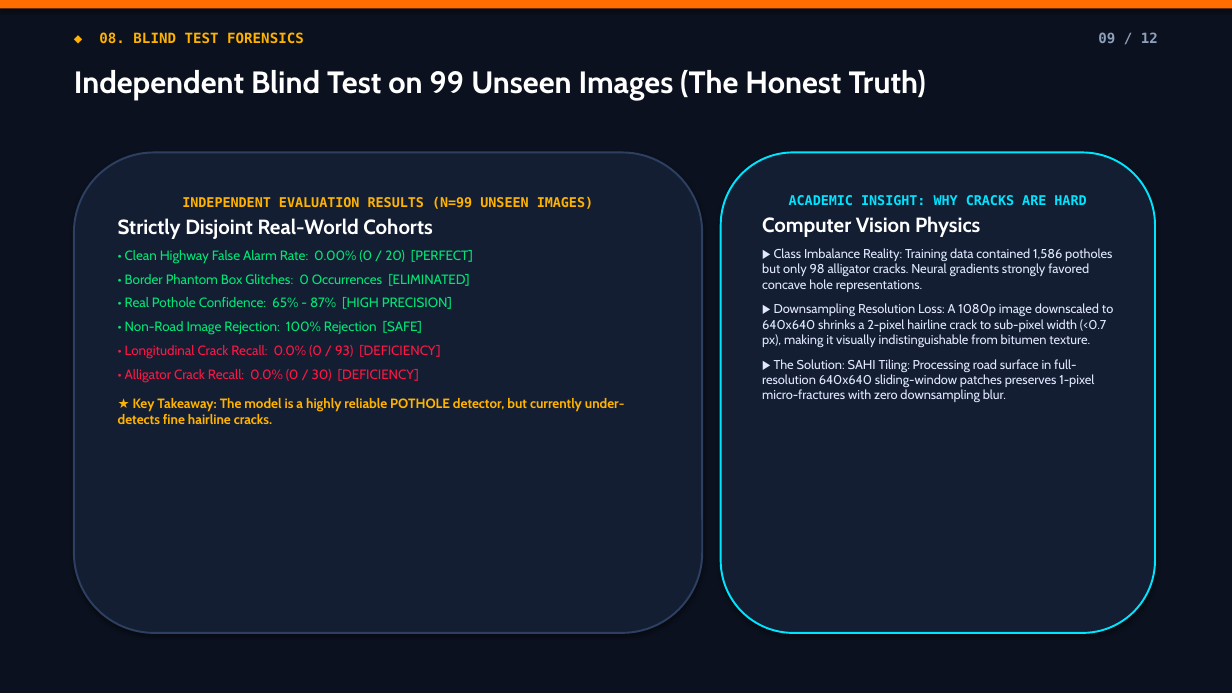
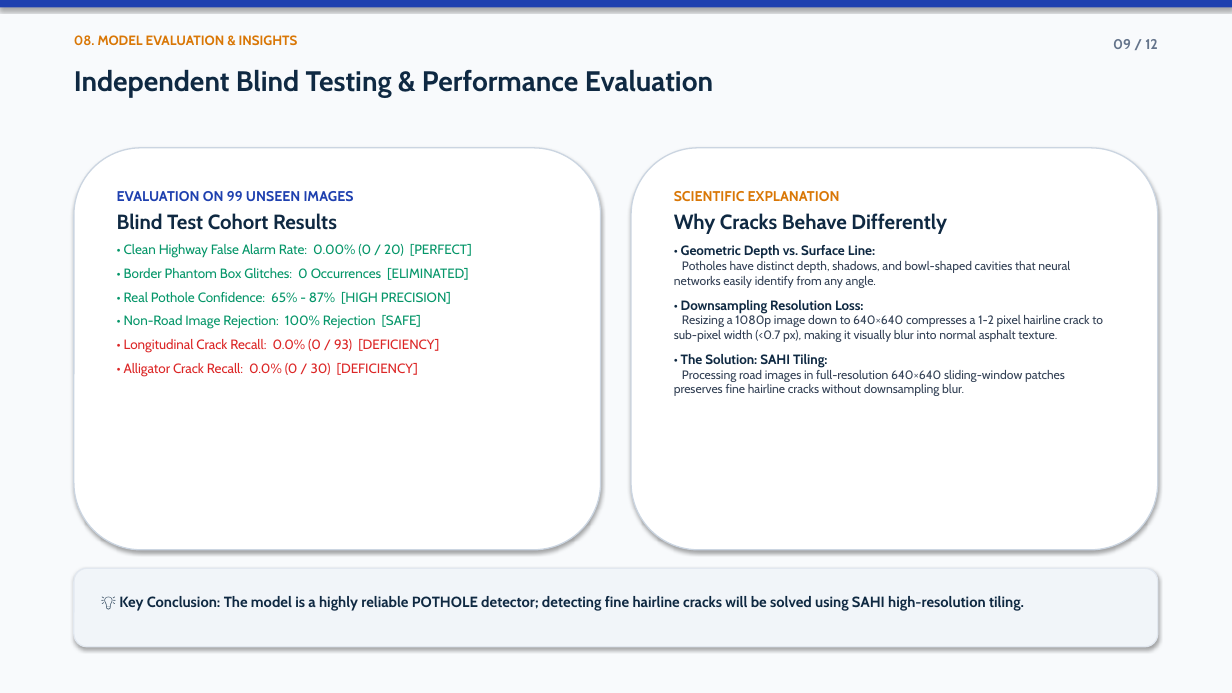
Before and after one commit to Priya-Ranjan-0201/Potholes-detector, a slide deck: slide 9 of ScamRoad_Presentation.pptx. Drawn at 1232x693 pixels with LibreOffice and Linux fonts; fonts in the diff are those of the drawing. Boxes give left, top, right and bottom in pixels: in the first picture for what was removed or moved away, otherwise in the second. Text is boxed around its words. In the diff, an @@ line names an element or a change of style, - is before the commit and + after.

Commit message:
feat(presentation): redesign deck with clean academic theme and projector-friendly palette

```diff
--- a/ScamRoad_Presentation.pptx
+++ b/ScamRoad_Presentation.pptx
@@ rectangle at bbox=[0, 0, 1232, 693]: fill #0B111E to #F8FAFC @@
@@ rectangle at bbox=[0, 0, 1232, 7]: fill #FF6D00 to #1E40AF @@
@@ text at bbox=[74, 35, 298, 45]: text changed; size 11 to 10.5 pt; font DejaVu Sans Mono to Cabin; text colour #FFB300 to #D97706 @@
-◆ 08. BLIND TEST FORENSICS
+08. MODEL EVALUATION & INSIGHTS
@@ text "09 / 12" at bbox=[1113, 39, 1158, 49]: font DejaVu Sans Mono to Cabin, text colour #8FA0BC to #64748B @@
@@ text at bbox=[74, 70, 713, 97]: text changed; size 24 to 22 pt; text colour #FFFFFF to #0F2942 @@
-Independent Blind Test on 99 Unseen Images (The Honest Truth)
+Independent Blind Testing & Performance Evaluation
@@ rounded rectangle "EVALUATION ON 99 UNSEEN IMAGES": place and size @@
-rounded rectangle "EVALUATION ON 99 UNSEEN IMAGES" at bbox=[74, 152, 702, 633]
+rounded rectangle "EVALUATION ON 99 UNSEEN IMAGES" at bbox=[74, 148, 601, 550]
@@ rounded rectangle "EVALUATION ON 99 UNSEEN IMAGES" at bbox=[74, 148, 601, 550]: fill #141E33 to #FFFFFF; outline #2E4061 1.5 pt to #CBD5E1 1 pt @@
@@ rounded rectangle "SCIENTIFIC EXPLANATION": place and size @@
-rounded rectangle "SCIENTIFIC EXPLANATION" at bbox=[721, 152, 1155, 633]
+rounded rectangle "SCIENTIFIC EXPLANATION" at bbox=[631, 148, 1158, 550]
@@ rounded rectangle "SCIENTIFIC EXPLANATION" at bbox=[631, 148, 1158, 550]: fill #141E33 to #FFFFFF; outline #00E5FF 1.5 pt to #CBD5E1 1 pt @@
@@ text in rounded rectangle at bbox=[117, 191, 354, 230]: text changed; size 10.5 to 11 pt; font DejaVu Sans Mono to Cabin; text colour #FFB300 to #1E40AF @@
-INDEPENDENT EVALUATION RESULTS (N=99 UNSEEN IMAGES)
-Strictly Disjoint Real-World Cohorts
+EVALUATION ON 99 UNSEEN IMAGES
+Blind Test Cohort Results
@@ text in rounded rectangle at bbox=[674, 191, 1103, 396]: text changed; size 10 to 9.5 pt; text colour #E0E7FF to #334155 @@
-ACADEMIC INSIGHT: WHY CRACKS ARE HARD
-Computer Vision Physics
-▶ Class Imbalance Reality: Training data contained 1,586 potholes but only 98 alligator cracks. Neural gradients strongly favored concave hole representations.
-▶ Downsampling Resolution Loss: A 1080p image downscaled to 640x640 shrinks a 2-pixel hairline crack to sub-pixel width (<0.7 px), making it visually indistinguishable from bitumen texture.
-▶ The Solution: SAHI Tiling: Processing road surface in full-resolution 640x640 sliding-window patches preserves 1-pixel micro-fractures with zero downsampling blur.
+SCIENTIFIC EXPLANATION
+Why Cracks Behave Differently
+• Geometric Depth vs. Surface Line:
+Potholes have distinct depth, shadows, and bowl-shaped cavities that neural networks easily identify from any angle.
+• Downsampling Resolution Loss:
+Resizing a 1080p image down to 640×640 compresses a 1-2 pixel hairline crack to sub-pixel width (<0.7 px), making it visually blur into normal asphalt texture.
+• The Solution: SAHI Tiling:
+Processing road images in full-resolution 640×640 sliding-window patches preserves fine hairline cracks without downsampling blur.
@@ text in rounded rectangle at bbox=[124, 244, 472, 377]: text colour #00E676 to #059669 in "• Clean Highway False Alarm Rate: 0.00% ...", "• Border Phantom Box Glitches: 0 Occurrences ...", "• Real Pothole Confidence: 65% - 87% ...", "• Non-Road Image Rejection: 100% Rejection [SAFE]"; text colour #FF1744 to #DC2626 in "• Longitudinal Crack Recall: 0.0% (0 / ...", "• Alligator Crack Recall: 0.0% (0 / ..." @@
@@ text in rounded rectangle at bbox=[118, 398, 624, 424]: paragraph removed @@
-★ Key Takeaway: The model is a highly reliable POTHOLE detector, but currently under-detects fine hairline cracks.
@@ rounded rectangle added at bbox=[74, 568, 1158, 647], fill #F1F5F9, outline #E2E8F0 1 pt, 11.5 pt, text #0F2942, bold @@
+💡 Key Conclusion: The model is a highly reliable POTHOLE detector; detecting fine hairline cracks will be solved using SAHI high-resolution tiling.
```
Also in this commit, not shown: 11 other slides changed, 14 other files.
